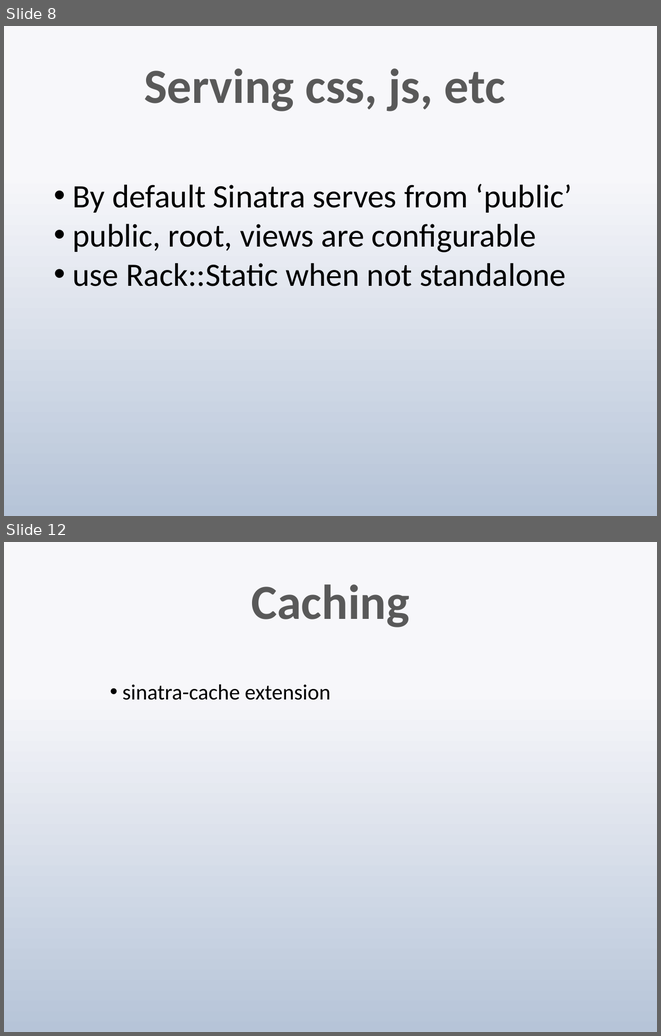
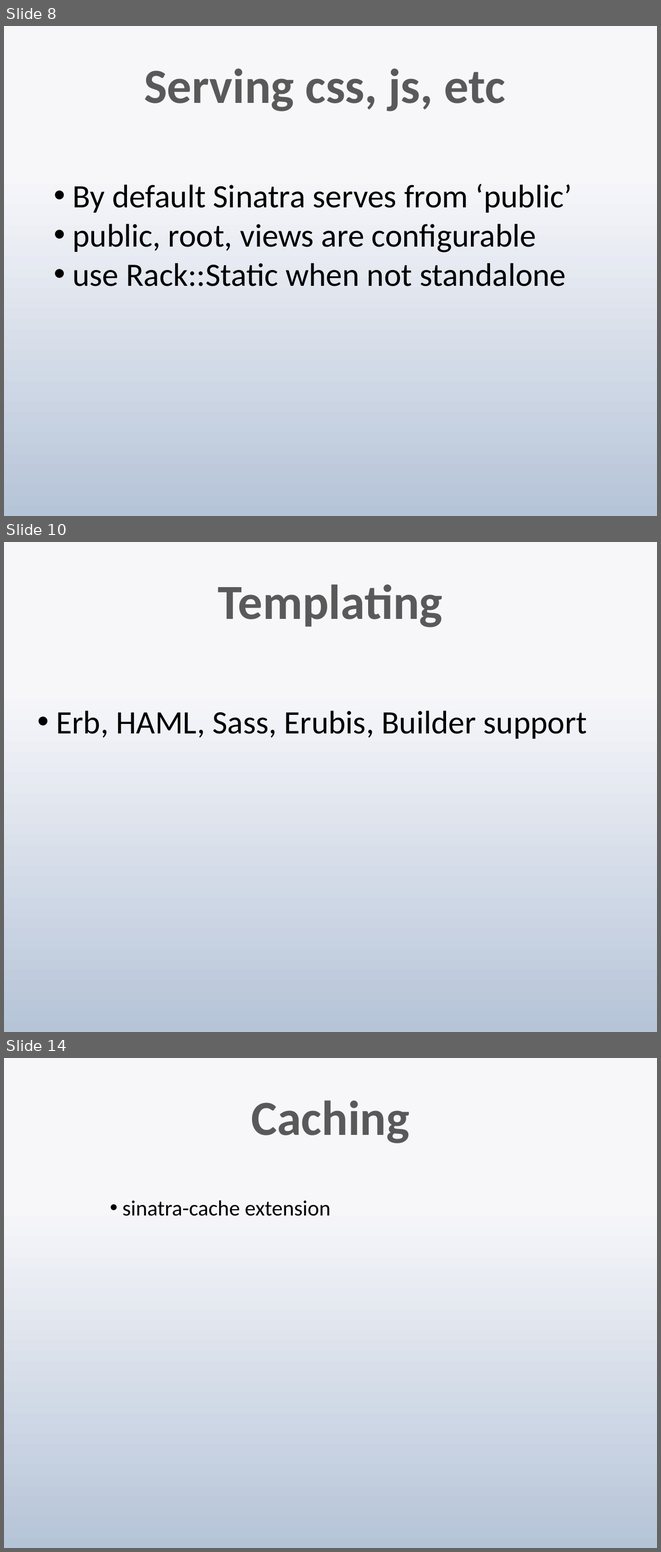
Before and after one commit to techwhizbang/sinatra_slideshow, a slide deck: sinatra.pptx. Shown one above the other, each under a label of ours: slides 8 and 12 before the commit, slides 8, 10 and 14 after it; the slides between them are not shown. The pictures are 661x1036 and 661x1552 pixels, drawn with LibreOffice and Linux fonts; fonts in the diff are those of the drawing. Boxes give left, top, right and bottom in pixels: in the first picture for what was removed or moved away, otherwise in the second. Text is boxed around its words. In the diff, an @@ line names an element or a change of style, - is before the commit and + after.

```diff
--- a/sinatra.pptx
+++ b/sinatra.pptx
@@ slide 10 added at (4, 542, 657, 1032), background gradient #F7F9FB to #B7C6D9 @@
@@ title added at (218, 584, 443, 627), 54 pt, text gradient #595959 to #262626, bold @@
+Templating
@@ text added at (56, 711, 588, 739), 36 pt, text #000000 @@
+• Erb, HAML, Sass, Erubis, Builder support
@@ what was slide 12 is now slide 14 @@
```
Also in this commit, not shown: 6 slides changed, 1 other slide added.
